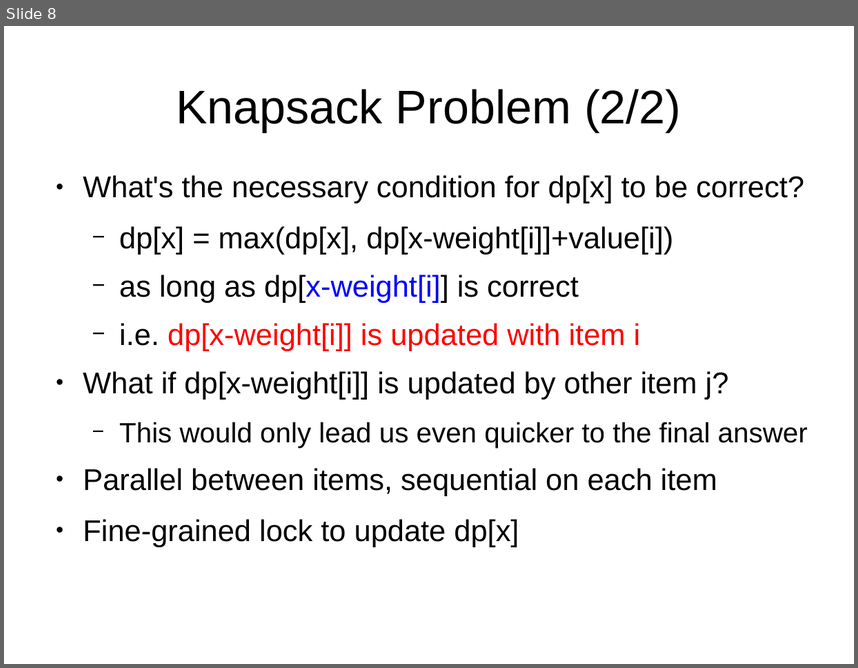
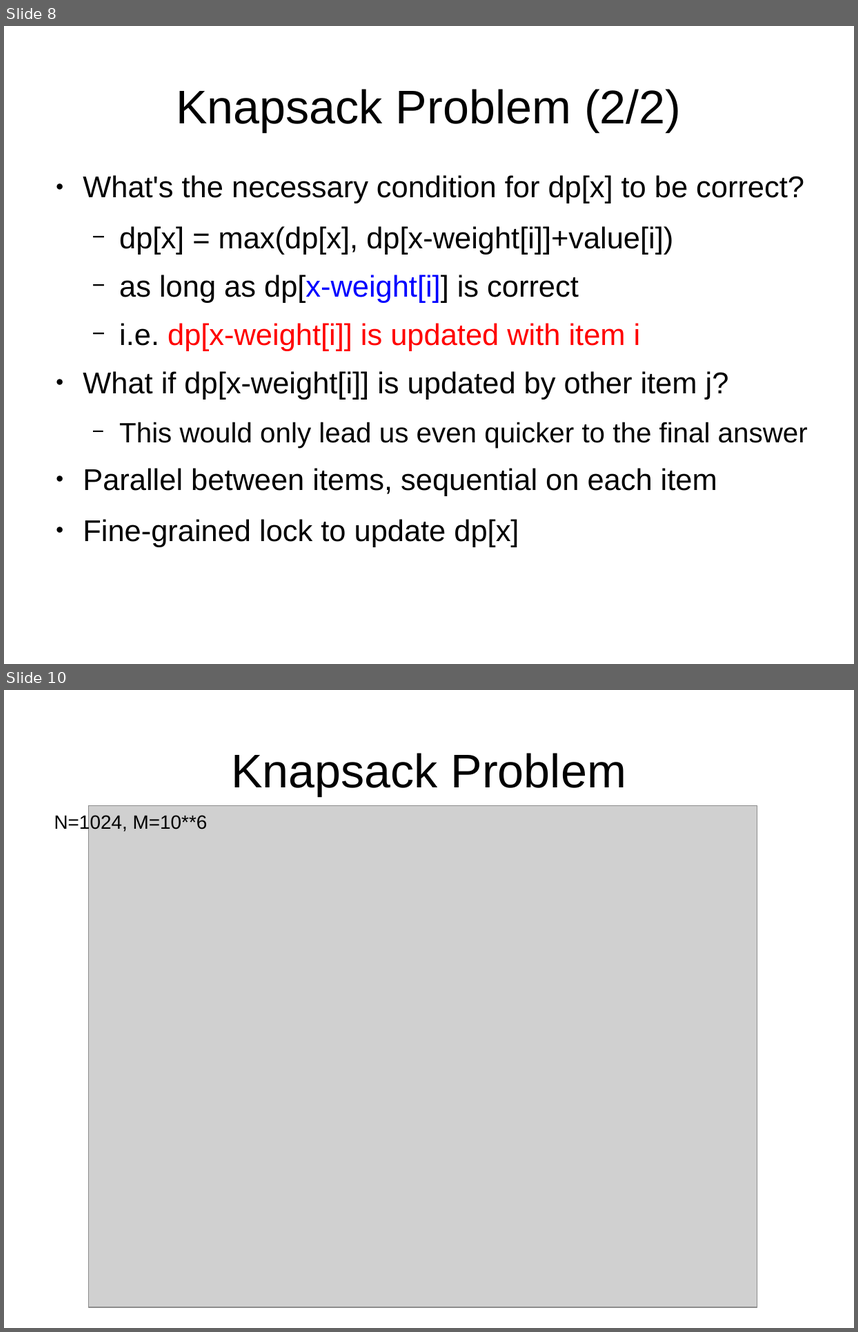
Before and after one commit to ViEiraCaRdOsO/L-FCDS_2015, a slide deck: README.odp. Shown one above the other, each under a label of ours: slide 8 before the commit, slides 8 and 10 after it; the slides between them are not shown. The pictures are 858x668 and 858x1332 pixels, drawn with LibreOffice and Linux fonts; fonts in the diff are those of the drawing; grey boxes stand for pictures. Boxes give left, top, right and bottom in pixels: in the first picture for what was removed or moved away, otherwise in the second. Text is boxed around its words. In the diff, an @@ line names an element or a change of style, - is before the commit and + after.

```diff
--- a/README.odp
+++ b/README.odp
@@ slide 10 added at [4, 690, 854, 1328], background #FFFFFF @@
@@ title added at [231, 753, 626, 796], 44 pt, text #000000 @@
+Knapsack Problem
@@ text added at [54, 814, 208, 832], 18 pt, text #000000 @@
+N=1024, M=10**6
@@ picture added at [89, 806, 757, 1307] @@
```
Also in this commit, not shown: 6 slides changed, 1 other slide added, 2 slides removed, 11 other files.
